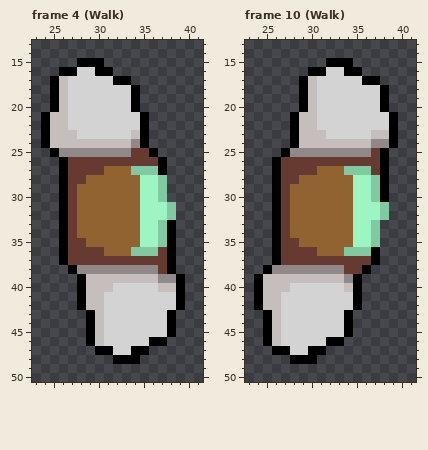
Two states of a pixel-art file, Assets/Sprites/PlsWorkOnThisMore.ase. That is the earlier state.
64x64 pixels, 13 frames. Shown: frame 4 (Walk): x 23..41, y 13..50; frame 10 (Walk): x 23..41, y 13..50.
The same view after the edit:
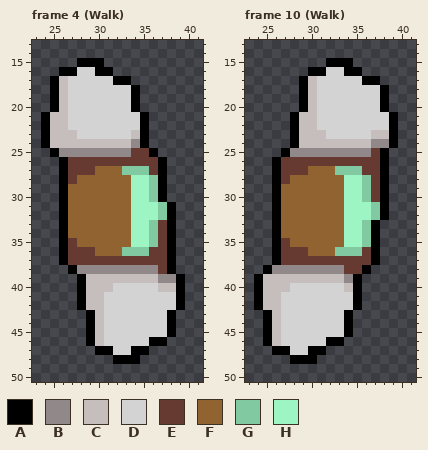
Palette (. is transparent): A #000000  B #918989  C #c6bdbd  D #d3d3d3  E #663931  F #916330  G #81caa1  H #9df5c3
Commit message: Made walk animation 2x faster
Difference:
--- frame 4 (Walk), layer "Head"
@@ x 23..41 @@
 26 ...AEEEEEEEEEEA....
-27 ...AEEEEFFFGGGA....
-28 ...AEEFFFFFFHHG....
-29 ...AEFFFFFFFHHG....
-30 ...AEFFFFFFFHHG....
-31 ...AEFFFFFFFHHHG...
-32 ...AEFFFFFFFHHHG...
-33 ...AEFFFFFFFHHGA...
-34 ...AEFFFFFFFHHGA...
-35 ...AEEFFFFFFHHGA...
-36 ...AEEEEFFFGGGEA...
+27 ...AEEEFFFGGGEA....
+28 ...AEFFFFFFHHGA....
+29 ...AFFFFFFFHHGA....
+30 ...AFFFFFFFHHGA....
+31 ...AFFFFFFFHHHGA...
+32 ...AFFFFFFFHHHGA...
+33 ...AFFFFFFFHHGEA...
+34 ...AFFFFFFFHHGEA...
+35 ...AEFFFFFFHHGEA...
+36 ...AEEEFFFGGGEEA...
 37 ...AEEEEEEEEEEEA...
--- frame 10 (Walk), layer "Head"
@@ x 23..41 @@
 26 ...AEEEEEEEEEEEA...
-27 ...AEEEEFFFGGGEA...
-28 ...AEEFFFFFFHHGA...
-29 ...AEFFFFFFFHHGA...
-30 ...AEFFFFFFFHHGA...
-31 ...AEFFFFFFFHHHG...
-32 ...AEFFFFFFFHHHG...
-33 ...AEFFFFFFFHHG....
-34 ...AEFFFFFFFHHG....
-35 ...AEEFFFFFFHHG....
-36 ...AEEEEFFFGGGA....
+27 ...AEEEFFFGGGEEA...
+28 ...AEFFFFFFHHGEA...
+29 ...AFFFFFFFHHGEA...
+30 ...AFFFFFFFHHGEA...
+31 ...AFFFFFFFHHHGA...
+32 ...AFFFFFFFHHHGA...
+33 ...AFFFFFFFHHGA....
+34 ...AFFFFFFFHHGA....
+35 ...AEFFFFFFHHGA....
+36 ...AEEEFFFGGGEA....
 37 ...AEEEEEEEEEEA....
Boxes around the changes in both pictures, in picture pixels (x1, y1, x2, y2):
changed: (68, 166, 176, 256)
changed: (281, 166, 389, 256)
